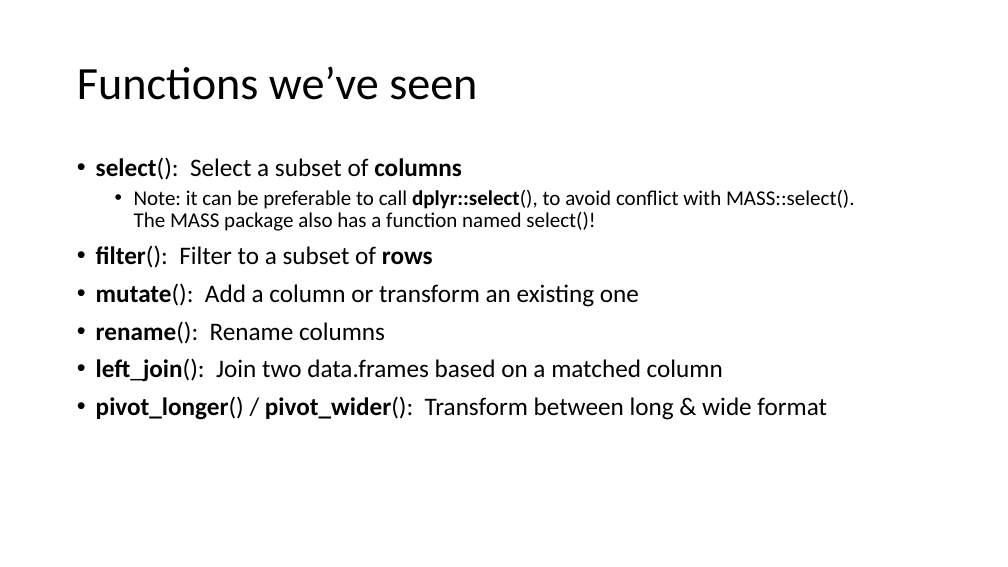
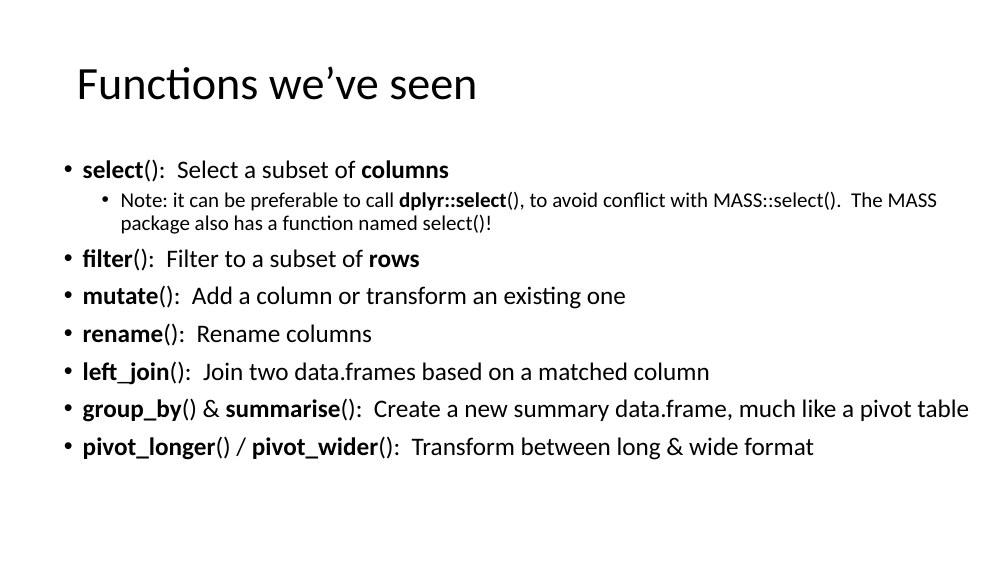
Before and after one commit to justinpriest/ADFG_R_Intro_Workshop, a slide deck: slide 42 of presentations/6 - Data Manipulation with tidyverse.pptx. Drawn at 1008x567 pixels with LibreOffice and Linux fonts; fonts in the diff are those of the drawing. Boxes give left, top, right and bottom in pixels: in the first picture for what was removed or moved away, otherwise in the second. Text is boxed around its words. In the diff, an @@ line names an element or a change of style, - is before the commit and + after.

```diff
--- a/presentations/6 - Data Manipulation with tidyverse.pptx
+++ b/presentations/6 - Data Manipulation with tidyverse.pptx
@@ text "select(): Select a subset of ...": place and size @@
-text "select(): Select a subset of ..." at (96, 157, 855, 420)
+text "select(): Select a subset of ..." at (83, 159, 969, 460)
@@ text at (83, 398, 969, 422): paragraph added @@
+• group_by() & summarise(): Create a new summary data.frame, much like a pivot table
```
Also in this commit, not shown: 1 other slide changed, 5 other files.
